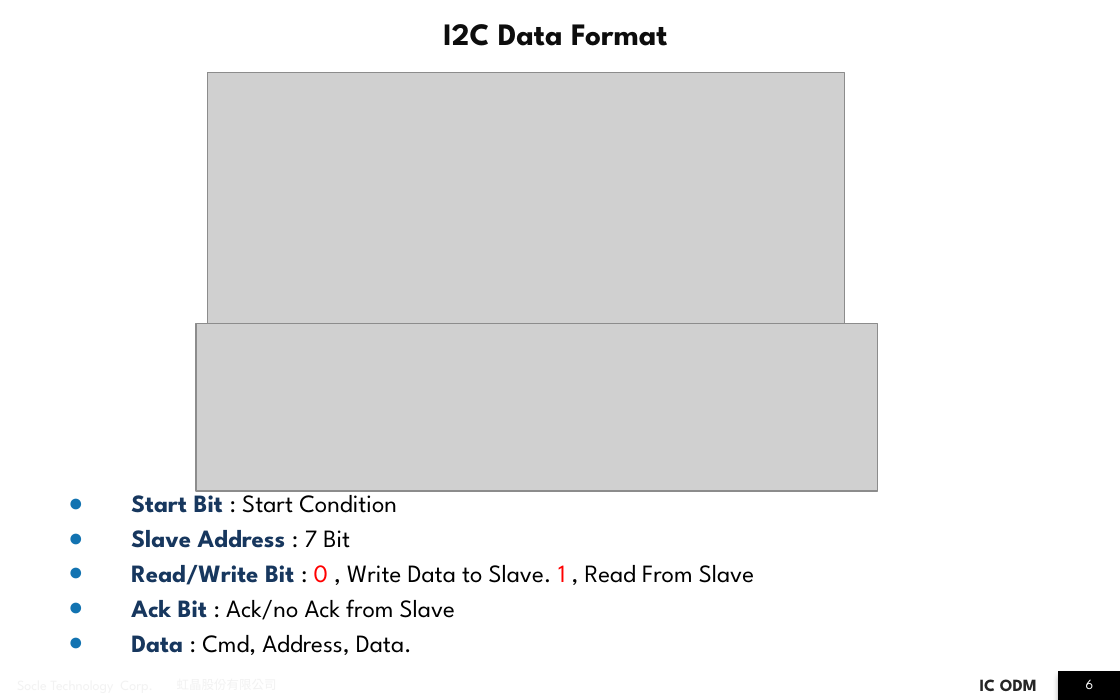
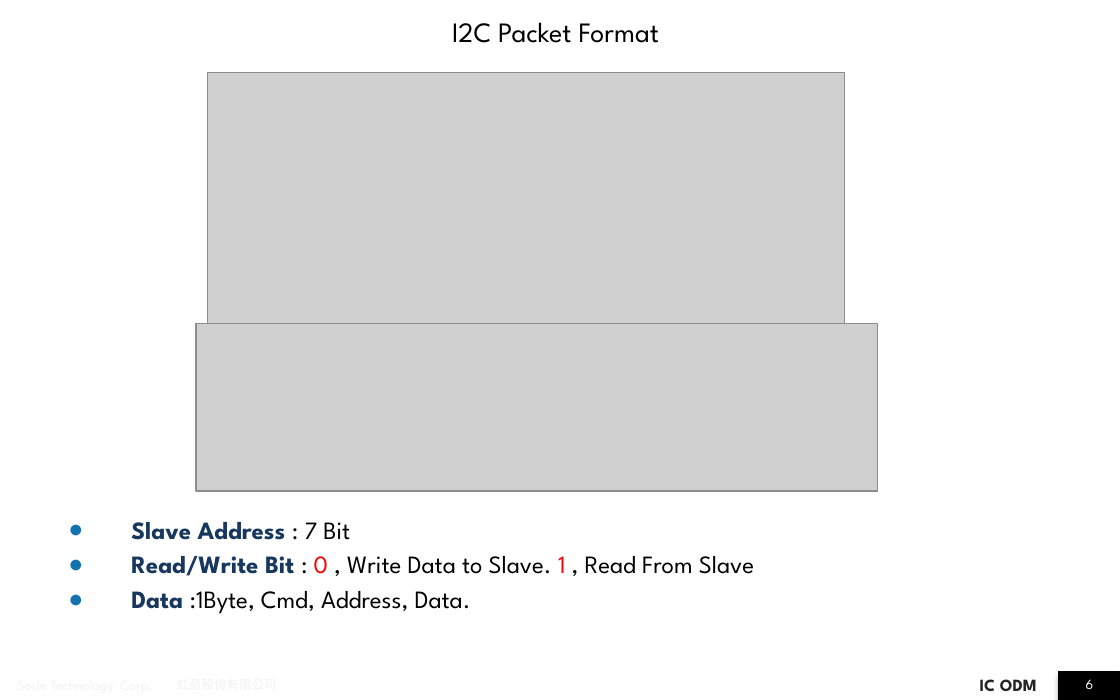
Before and after one commit to JomaskTsai/ppt_linux, a slide deck: slide 6 of i2c_report_ben.pptx. Drawn at 1120x700 pixels with LibreOffice and Linux fonts; fonts in the diff are those of the drawing; grey boxes stand for pictures; background and template pictures are left out. Boxes give left, top, right and bottom in pixels: in the first picture for what was removed or moved away, otherwise in the second. Text is boxed around its words. In the diff, an @@ line names an element or a change of style, - is before the commit and + after.

```diff
--- a/i2c_report_ben.pptx
+++ b/i2c_report_ben.pptx
@@ title at [452,22,659,43]: text changed; size 20 to 18 pt; text colour #0D0D0D to #000000; bold off @@
-I2C Data Format
+  I2C Packet Format
@@ text "Slave Address : 7 Bit": place and size @@
-text "Slave Address : 7 Bit" at [131,487,754,655]
+text "Slave Address : 7 Bit" at [131,522,754,614]
@@ text at [131,487,397,513]: paragraph removed @@
-● Start Bit : Start Condition
@@ text at [131,591,471,614]: text changed @@
-● Ack Bit : Ack/no Ack from Slave
-● Data : Cmd, Address, Data.
+● Data :1Byte, Cmd, Address, Data.
```
Also in this commit, not shown: 15 other slides changed, 1 slide removed.
